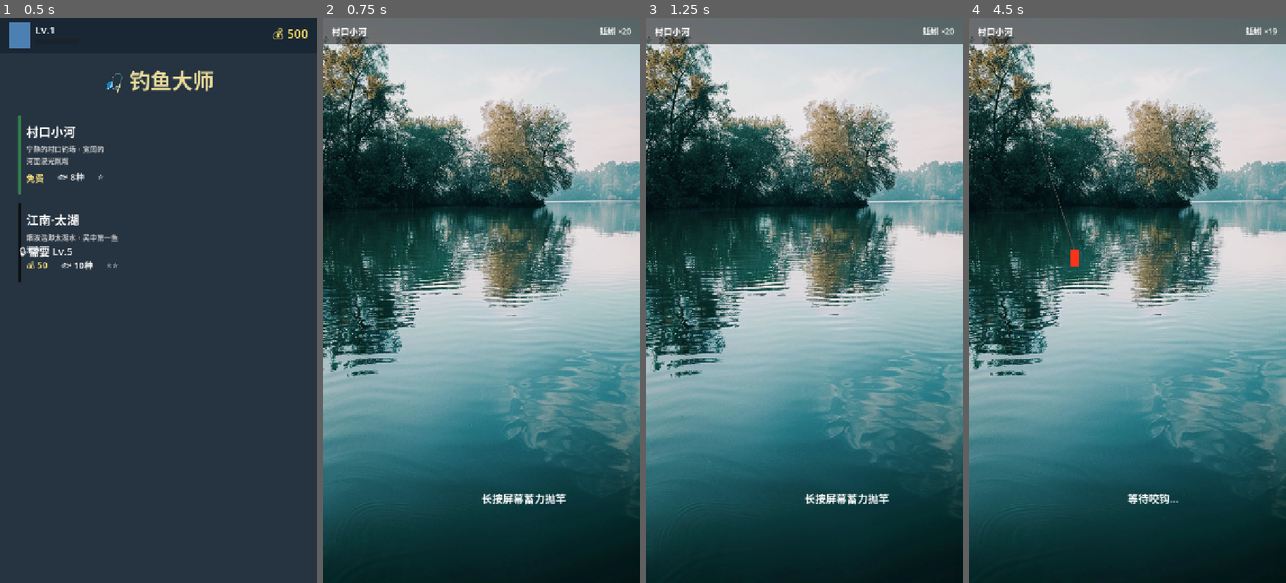
Above: before the commit, frames 1-4 (left to right).
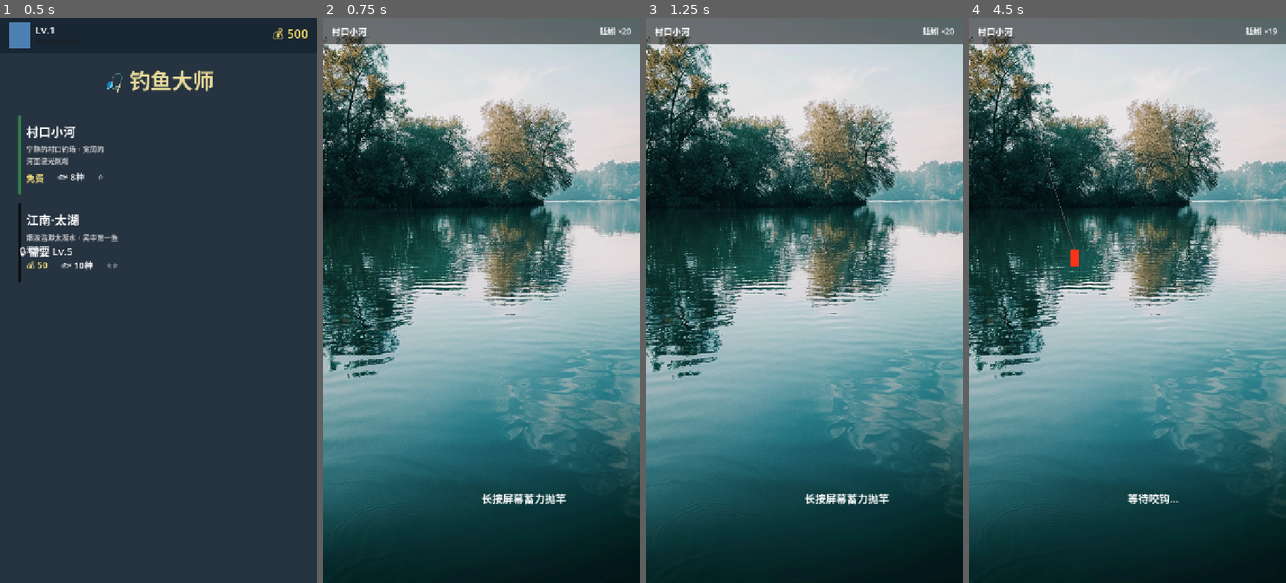
Above: after the commit, the same moments.

Repository: myself594/fishing-master
Game: Godot game, scene res://scenes/main.tscn
The game is run twice, just before and just after one commit, with the same random seed, the same clock (stepped at 60 frames per second) and the same inputs.
Inputs (mouse positions are in pixels of both pictures, inside the frame that each line leads up to):
- Up to frame 1 (0.5 s): no input
- Up to frame 2 (0.75 s): click (342, 153) at 0.5 s
- Up to frame 3 (1.25 s): no input
- Up to frame 4 (4.5 s): move the mouse to (1197, 272) at 1.27 s; click (1197, 272) at 1.42 s; move the mouse to (1064, 328) at 2.02 s; click (1064, 328) at 2.17 s; move the mouse to (1159, 176) at 2.77 s; click (1159, 176) at 2.92 s; move the mouse to (1111, 413) at 3.52 s; click (1111, 413) at 3.67 s; move the mouse to (1222, 385) at 4.27 s; click (1222, 385) at 4.42 s

Frame 1 is identical in both runs. In frame 2, 9.2% of the frame differs, in the area x 0-100%, y 2-81%; in frame 3, 9.2%; in frame 4, 10%, in the area x 0-100%, y 3-84%.

Commit message:
使用噪声纹理改进水面涟漪效果
- 添加 NoiseTexture2D 资源（Simplex 噪声）
- Shader 使用双层噪声采样，不同方向和速度
- 效果更自然随机，类似真实水面
- 添加折射扭曲效果
- 深度因子：越往下波动越明显

Diff:
--- a/assets/shaders/water_ripple.gdshader
+++ b/assets/shaders/water_ripple.gdshader
@@ -1,9 +1,19 @@
 shader_type canvas_item;
 
-// 水面涟漪效果参数
-uniform float wave_speed : hint_range(0.1, 3.0) = 1.0;
-uniform float wave_strength : hint_range(0.005, 0.05) = 0.015;
-uniform float water_start : hint_range(0.0, 0.5) = 0.33;
+// 噪声纹理
+uniform sampler2D noise_texture : repeat_enable, filter_linear;
+
+// 水面效果参数
+uniform float wave_speed : hint_range(0.01, 0.5) = 0.08;
+uniform float wave_strength : hint_range(0.001, 0.03) = 0.008;
+uniform float water_start : hint_range(0.0, 0.5) = 0.0;
+uniform float refraction_strength : hint_range(0.0, 0.02) = 0.005;
+
+// 双层水波，不同速度和方向
+uniform vec2 wave_direction_1 = vec2(1.0, 0.3);
+uniform vec2 wave_direction_2 = vec2(-0.5, 1.0);
+uniform float wave_scale_1 : hint_range(0.5, 3.0) = 1.0;
+uniform float wave_scale_2 : hint_range(0.5, 3.0) = 1.5;
 
 void fragment() {
     vec2 uv = UV;
@@ -12,20 +22,33 @@
     if (uv.y > water_start) {
         // 深度因子：越往下效果越强
         float depth = (uv.y - water_start) / (1.0 - water_start);
-        float strength = wave_strength * (0.5 + depth * 0.5);
+        float strength = wave_strength * (0.3 + depth * 0.7);
 
-        float time = TIME * wave_speed;
+        // 计算两层噪声采样的 UV 偏移（不同方向和速度）
+        vec2 noise_uv_1 = uv * wave_scale_1 + wave_direction_1 * TIME * wave_speed;
+        vec2 noise_uv_2 = uv * wave_scale_2 + wave_direction_2 * TIME * wave_speed * 0.7;
 
-        // 多层波浪叠加
-        float wave1 = sin(uv.x * 10.0 + time) * cos(uv.y * 8.0 + time * 0.8);
-        float wave2 = sin(uv.x * 20.0 - time * 1.3) * 0.5;
-        float wave3 = cos(uv.y * 15.0 + time * 0.7) * 0.3;
+        // 采样噪声纹理（两层叠加更自然）
+        float noise_1 = texture(noise_texture, noise_uv_1).r;
+        float noise_2 = texture(noise_texture, noise_uv_2).r;
 
-        float combined = wave1 + wave2 + wave3;
+        // 混合两层噪声，转换到 -1 到 1 范围
+        float combined_noise = (noise_1 * 0.6 + noise_2 * 0.4) * 2.0 - 1.0;
 
-        // 应用位移
-        uv.x += combined * strength;
-        uv.y += combined * strength * 0.3;
+        // 计算折射偏移
+        vec2 distortion = vec2(
+            combined_noise * strength,
+            combined_noise * strength * 0.5
+        );
+
+        // 添加轻微的水平波动
+        distortion.x += sin(uv.y * 20.0 + TIME * 2.0) * refraction_strength * depth;
+
+        // 应用扭曲
+        uv += distortion;
+
+        // 确保 UV 不越界
+        uv = clamp(uv, vec2(0.001), vec2(0.999));
     }
 
     COLOR = texture(TEXTURE, uv);
--- /dev/null
+++ b/assets/textures/water_noise.tres
@@ -0,0 +1,17 @@
+[gd_resource type="NoiseTexture2D" load_steps=2 format=3]
+
+[sub_resource type="FastNoiseLite" id="FastNoiseLite_water"]
+noise_type = 3
+seed = 12345
+frequency = 0.02
+fractal_type = 2
+fractal_octaves = 4
+fractal_lacunarity = 2.0
+fractal_gain = 0.5
+
+[resource]
+seamless = true
+seamless_blend_skirt = 0.1
+width = 512
+height = 512
+noise = SubResource("FastNoiseLite_water")
--- a/scenes/ui/fishing_scene.gd
+++ b/scenes/ui/fishing_scene.gd
@@ -101,16 +101,20 @@
 		# 应用水面涟漪 Shader
 		var shader_material = ShaderMaterial.new()
 		var shader = load("res://assets/shaders/water_ripple.gdshader")
-		if shader:
+		var noise_tex = load("res://assets/textures/water_noise.tres")
+		if shader and noise_tex:
 			shader_material.shader = shader
-			# 设置 Shader 参数（增大强度让效果明显）
-			shader_material.set_shader_parameter("wave_speed", 1.0)
-			shader_material.set_shader_parameter("wave_strength", 0.015)
-			shader_material.set_shader_parameter("water_start", 0.33)
+			# 设置噪声纹理
+			shader_material.set_shader_parameter("noise_texture", noise_tex)
+			# 设置 Shader 参数
+			shader_material.set_shader_parameter("wave_speed", 0.08)
+			shader_material.set_shader_parameter("wave_strength", 0.008)
+			shader_material.set_shader_parameter("water_start", 0.0)
+			shader_material.set_shader_parameter("refraction_strength", 0.005)
 			background_texture.material = shader_material
-			print("水面涟漪 Shader 已加载")
+			print("水面涟漪 Shader 已加载（带噪声纹理）")
 		else:
-			print("警告：无法加载水面涟漪 Shader")
+			print("警告：无法加载水面涟漪 Shader 或噪声纹理")
 
 		add_child(background_texture)
 
